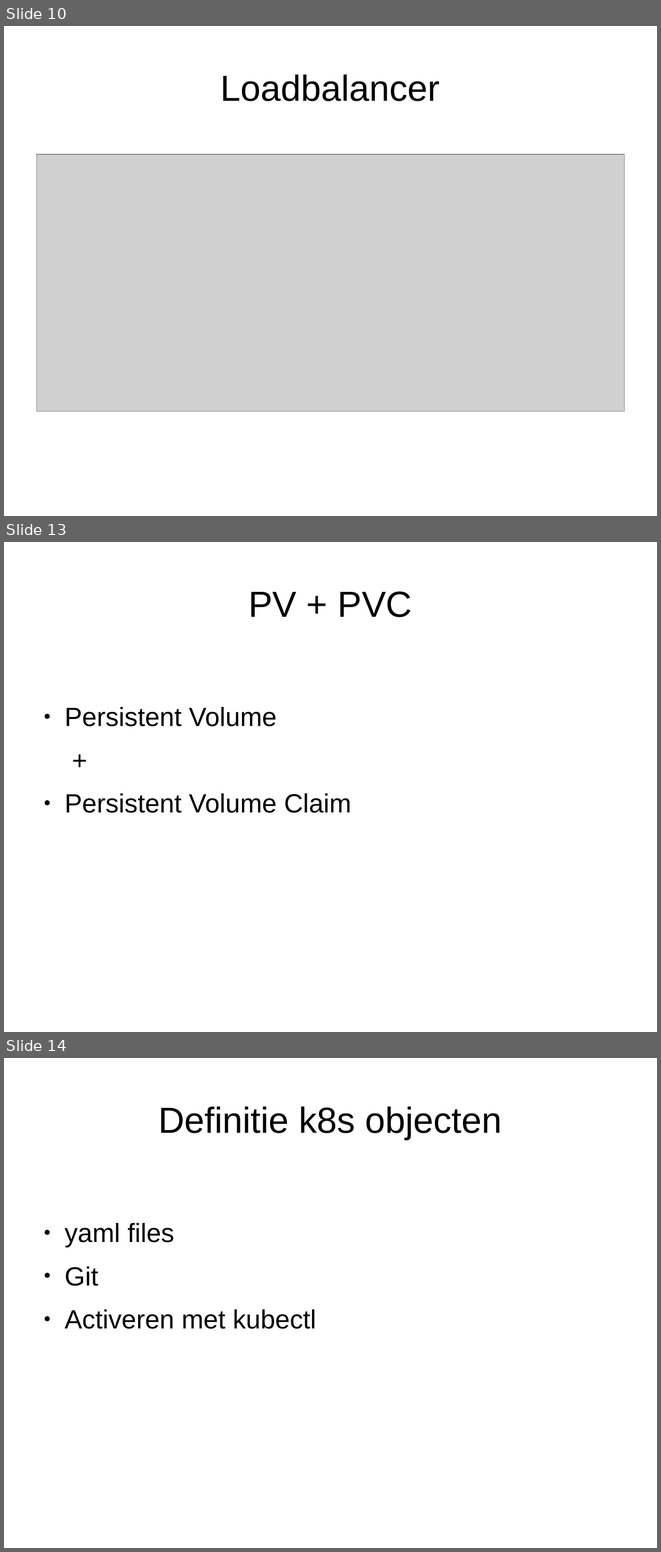
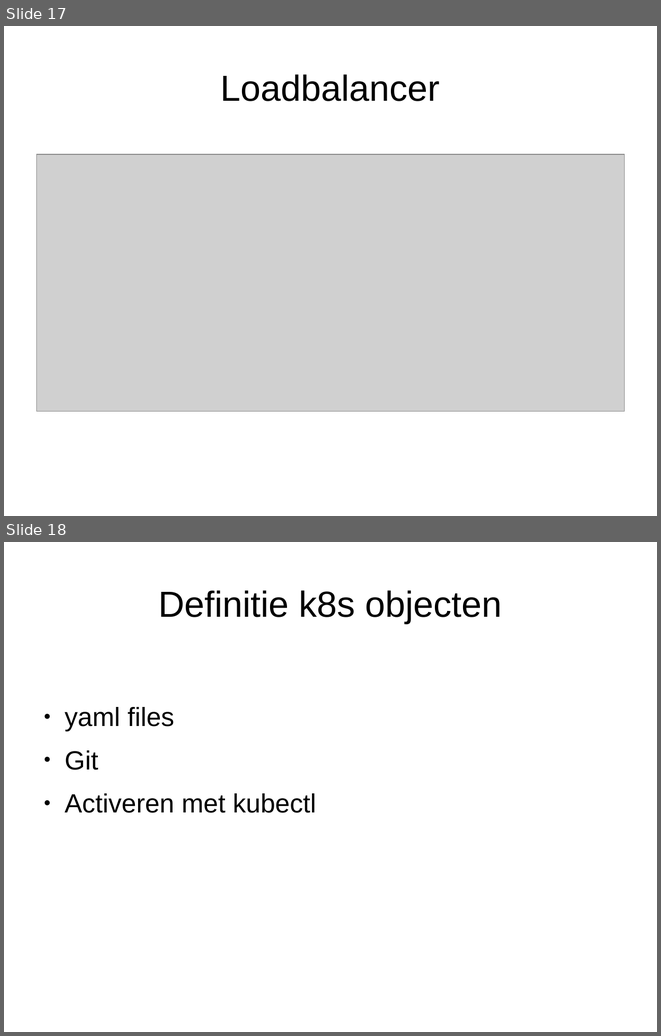
Before and after one commit to markbenschop/k8s-workshop, a slide deck: k8s_demo_proxy.odp. Shown one above the other, each under a label of ours: slides 10, 13 and 14 before the commit, slides 17 and 18 after it; the slides between them are not shown. The pictures are 661x1552 and 661x1036 pixels, drawn with LibreOffice and Linux fonts; fonts in the diff are those of the drawing; grey boxes stand for pictures. Boxes give left, top, right and bottom in pixels: in the first picture for what was removed or moved away, otherwise in the second. Text is boxed around its words. In the diff, an @@ line names an element or a change of style, - is before the commit and + after.

```diff
--- a/k8s_demo_proxy.odp
+++ b/k8s_demo_proxy.odp
@@ slide 13 removed at (4,542,657,1032), background #FFFFFF @@
@@ title removed at (248,591,412,617) @@
-PV + PVC
@@ text removed at (64,707,351,813) @@
-● Persistent Volume
-+
-● Persistent Volume Claim
@@ what was slide 10 is now slide 17 @@
@@ what was slide 14 is now slide 18 @@
```
Also in this commit, not shown: 4 slides changed, 9 slides added, 3 other slides removed, 1 other file.
